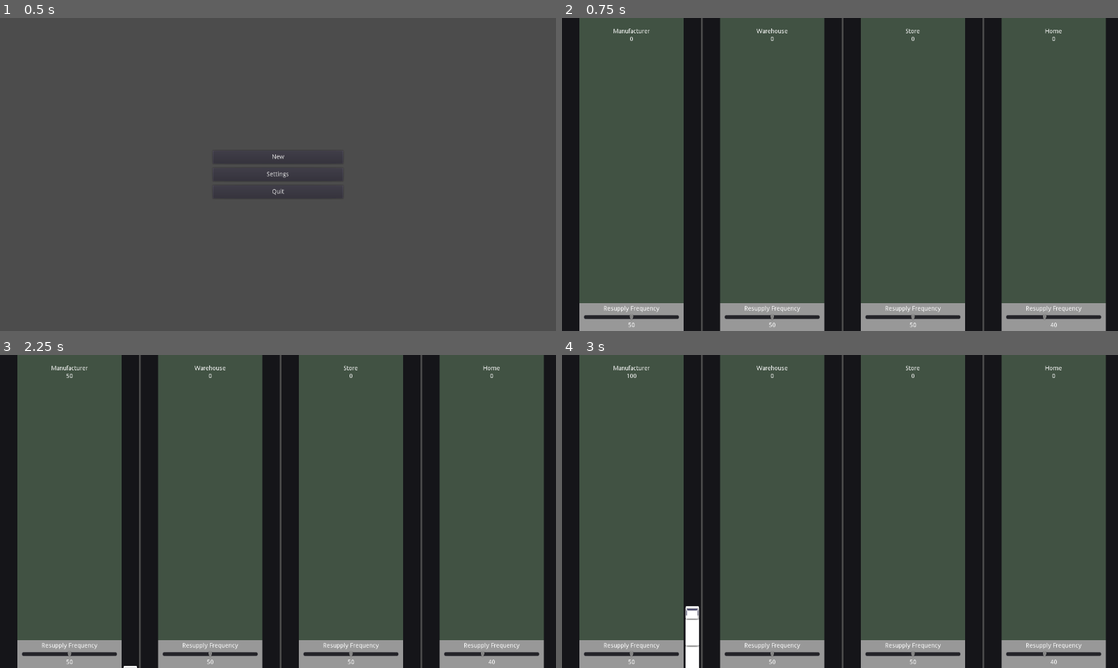
Above: before the commit, frames 1-4 (two rows, left to right).
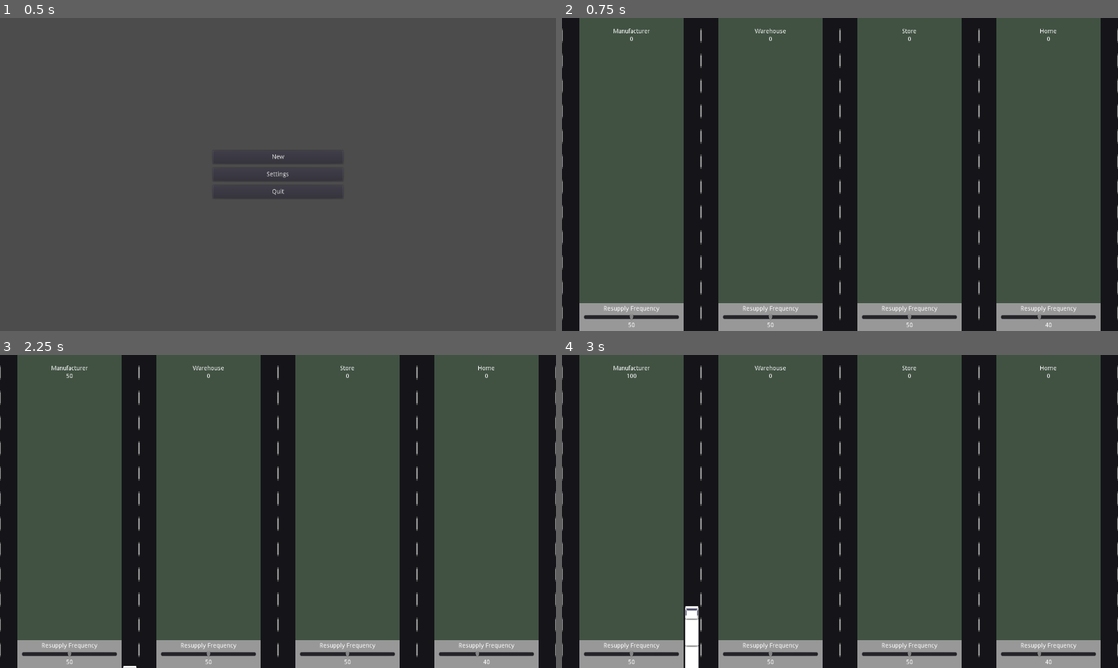
Above: after the commit, the same moments.

Repository: kevinlights/supply-chain
Game: Godot game, scene res://gui/menu.tscn
Two runs of this game, one before a commit and one after it. Both use one fixed random seed, a clock stepped at 60 frames per second and the inputs below.
Inputs:
- Up to frame 1 (0.5 s): no input
- Up to frame 2 (0.75 s): click "New" at 0.5 s
- Up to frame 3 (2.25 s): tap Enter at 1.25 s; tap Space at 2 s
- Up to frame 4 (3 s): no input

Frame 1 is identical in both runs. In frame 2, 6.1% of the frame differs, in the area x 0-100%, y 0-100%; in frame 3, 6.1%; in frame 4, 6.2%.

Commit message:
Added lane lines to street

Diff:
--- a/game_entities/supply_point/SupplyPoint.tscn
+++ b/game_entities/supply_point/SupplyPoint.tscn
@@ -18,21 +18,266 @@
 "_edit_use_anchors_": false
 }
 
+[node name="LeftLines" type="VBoxContainer" parent="."]
+margin_right = 3.0
+margin_bottom = 720.0
+rect_min_size = Vector2( 2, 0 )
+size_flags_horizontal = 3
+
+[node name="Dark" type="ColorRect" parent="LeftLines"]
+margin_right = 3.0
+margin_bottom = 24.0
+size_flags_horizontal = 3
+size_flags_vertical = 3
+color = Color( 0.0862745, 0.0862745, 0.101961, 1 )
+__meta__ = {
+"_edit_use_anchors_": false
+}
+
+[node name="Light" type="ColorRect" parent="LeftLines"]
+margin_top = 28.0
+margin_right = 3.0
+margin_bottom = 52.0
+size_flags_horizontal = 3
+size_flags_vertical = 3
+color = Color( 0.6, 0.6, 0.6, 1 )
+
+[node name="Dark2" type="ColorRect" parent="LeftLines"]
+margin_top = 56.0
+margin_right = 3.0
+margin_bottom = 80.0
+size_flags_horizontal = 3
+size_flags_vertical = 3
+color = Color( 0.0862745, 0.0862745, 0.101961, 1 )
+__meta__ = {
+"_edit_use_anchors_": false
+}
+
+[node name="Light2" type="ColorRect" parent="LeftLines"]
+margin_top = 84.0
+margin_right = 3.0
+margin_bottom = 108.0
+size_flags_horizontal = 3
+size_flags_vertical = 3
+color = Color( 0.6, 0.6, 0.6, 1 )
+
+[node name="Dark3" type="ColorRect" parent="LeftLines"]
+margin_top = 112.0
+margin_right = 3.0
+margin_bottom = 136.0
+size_flags_horizontal = 3
+size_flags_vertical = 3
+color = Color( 0.0862745, 0.0862745, 0.101961, 1 )
+__meta__ = {
+"_edit_use_anchors_": false
+}
+
+[node name="Light3" type="ColorRect" parent="LeftLines"]
+margin_top = 140.0
+margin_right = 3.0
+margin_bottom = 164.0
+size_flags_horizontal = 3
+size_flags_vertical = 3
+color = Color( 0.6, 0.6, 0.6, 1 )
+
+[node name="Dark4" type="ColorRect" parent="LeftLines"]
+margin_top = 168.0
+margin_right = 3.0
+margin_bottom = 192.0
+size_flags_horizontal = 3
+size_flags_vertical = 3
+color = Color( 0.0862745, 0.0862745, 0.101961, 1 )
+__meta__ = {
+"_edit_use_anchors_": false
+}
+
+[node name="Light4" type="ColorRect" parent="LeftLines"]
+margin_top = 196.0
+margin_right = 3.0
+margin_bottom = 220.0
+size_flags_horizontal = 3
+size_flags_vertical = 3
+color = Color( 0.6, 0.6, 0.6, 1 )
+
+[node name="Dark5" type="ColorRect" parent="LeftLines"]
+margin_top = 224.0
+margin_right = 3.0
+margin_bottom = 248.0
+size_flags_horizontal = 3
+size_flags_vertical = 3
+color = Color( 0.0862745, 0.0862745, 0.101961, 1 )
+__meta__ = {
+"_edit_use_anchors_": false
+}
+
+[node name="Light5" type="ColorRect" parent="LeftLines"]
+margin_top = 252.0
+margin_right = 3.0
+margin_bottom = 276.0
+size_flags_horizontal = 3
+size_flags_vertical = 3
+color = Color( 0.6, 0.6, 0.6, 1 )
+
+[node name="Dark6" type="ColorRect" parent="LeftLines"]
+margin_top = 280.0
+margin_right = 3.0
+margin_bottom = 304.0
+size_flags_horizontal = 3
+size_flags_vertical = 3
+color = Color( 0.0862745, 0.0862745, 0.101961, 1 )
+__meta__ = {
+"_edit_use_anchors_": false
+}
+
+[node name="Light6" type="ColorRect" parent="LeftLines"]
+margin_top = 308.0
+margin_right = 3.0
+margin_bottom = 332.0
+size_flags_horizontal = 3
+size_flags_vertical = 3
+color = Color( 0.6, 0.6, 0.6, 1 )
+
+[node name="Dark7" type="ColorRect" parent="LeftLines"]
+margin_top = 336.0
+margin_right = 3.0
+margin_bottom = 360.0
+size_flags_horizontal = 3
+size_flags_vertical = 3
+color = Color( 0.0862745, 0.0862745, 0.101961, 1 )
+__meta__ = {
+"_edit_use_anchors_": false
+}
+
+[node name="Light7" type="ColorRect" parent="LeftLines"]
+margin_top = 364.0
+margin_right = 3.0
+margin_bottom = 388.0
+size_flags_horizontal = 3
+size_flags_vertical = 3
+color = Color( 0.6, 0.6, 0.6, 1 )
+
+[node name="Dark8" type="ColorRect" parent="LeftLines"]
+margin_top = 392.0
+margin_right = 3.0
+margin_bottom = 416.0
+size_flags_horizontal = 3
+size_flags_vertical = 3
+color = Color( 0.0862745, 0.0862745, 0.101961, 1 )
+__meta__ = {
+"_edit_use_anchors_": false
+}
+
+[node name="Light8" type="ColorRect" parent="LeftLines"]
+margin_top = 420.0
+margin_right = 3.0
+margin_bottom = 444.0
+size_flags_horizontal = 3
+size_flags_vertical = 3
+color = Color( 0.6, 0.6, 0.6, 1 )
+
+[node name="Dark9" type="ColorRect" parent="LeftLines"]
+margin_top = 448.0
+margin_right = 3.0
+margin_bottom = 472.0
+size_flags_horizontal = 3
+size_flags_vertical = 3
+color = Color( 0.0862745, 0.0862745, 0.101961, 1 )
+__meta__ = {
+"_edit_use_anchors_": false
+}
+
+[node name="Light9" type="ColorRect" parent="LeftLines"]
+margin_top = 476.0
+margin_right = 3.0
+margin_bottom = 500.0
+size_flags_horizontal = 3
+size_flags_vertical = 3
+color = Color( 0.6, 0.6, 0.6, 1 )
+
+[node name="Dark10" type="ColorRect" parent="LeftLines"]
+margin_top = 504.0
+margin_right = 3.0
+margin_bottom = 528.0
+size_flags_horizontal = 3
+size_flags_vertical = 3
+color = Color( 0.0862745, 0.0862745, 0.101961, 1 )
+__meta__ = {
+"_edit_use_anchors_": false
+}
+
+[node name="Light10" type="ColorRect" parent="LeftLines"]
+margin_top = 532.0
+margin_right = 3.0
+margin_bottom = 556.0
+size_flags_horizontal = 3
+size_flags_vertical = 3
+color = Color( 0.6, 0.6, 0.6, 1 )
+
+[node name="Dark11" type="ColorRect" parent="LeftLines"]
+margin_top = 560.0
+margin_right = 3.0
+margin_bottom = 584.0
+size_flags_horizontal = 3
+size_flags_vertical = 3
+color = Color( 0.0862745, 0.0862745, 0.101961, 1 )
+__meta__ = {
+"_edit_use_anchors_": false
+}
+
+[node name="Light11" type="ColorRect" parent="LeftLines"]
+margin_top = 588.0
+margin_right = 3.0
+margin_bottom = 612.0
+size_flags_horizontal = 3
+size_flags_vertical = 3
+color = Color( 0.6, 0.6, 0.6, 1 )
+
+[node name="Dark12" type="ColorRect" parent="LeftLines"]
+margin_top = 616.0
+margin_right = 3.0
+margin_bottom = 640.0
+size_flags_horizontal = 3
+size_flags_vertical = 3
+color = Color( 0.0862745, 0.0862745, 0.101961, 1 )
+__meta__ = {
+"_edit_use_anchors_": false
+}
+
+[node name="Light12" type="ColorRect" parent="LeftLines"]
+margin_top = 644.0
+margin_right = 3.0
+margin_bottom = 668.0
+size_flags_horizontal = 3
+size_flags_vertical = 3
+color = Color( 0.6, 0.6, 0.6, 1 )
+
+[node name="Dark13" type="ColorRect" parent="LeftLines"]
+margin_top = 672.0
+margin_right = 3.0
+margin_bottom = 720.0
+size_flags_horizontal = 3
+size_flags_vertical = 3
+color = Color( 0.0862745, 0.0862745, 0.101961, 1 )
+__meta__ = {
+"_edit_use_anchors_": false
+}
+
 [node name="RightLane" type="ColorRect" parent="."]
-margin_right = 40.0
-margin_bottom = 720.0
-rect_min_size = Vector2( 40, 0 )
+margin_left = 3.0
+margin_right = 41.0
+margin_bottom = 720.0
+rect_min_size = Vector2( 38, 720 )
 color = Color( 0.0862745, 0.0862745, 0.101961, 1 )
 
 [node name="Origin" type="Node2D" parent="RightLane"]
-position = Vector2( 20, 0 )
+position = Vector2( 19, 0 )
 
 [node name="Destination" type="Node2D" parent="RightLane"]
-position = Vector2( 20, 720 )
+position = Vector2( 19, 720 )
 
 [node name="SupplyPointVisual" type="ColorRect" parent="."]
-margin_left = 40.0
-margin_right = 280.0
+margin_left = 41.0
+margin_right = 281.0
 margin_bottom = 720.0
 rect_min_size = Vector2( 240, 0 )
 color = Color( 0.258824, 0.32549, 0.266667, 1 )
@@ -112,14 +357,259 @@
 align = 1
 
 [node name="LeftLane" type="ColorRect" parent="."]
-margin_left = 280.0
-margin_right = 320.0
-margin_bottom = 720.0
-rect_min_size = Vector2( 40, 0 )
+margin_left = 281.0
+margin_right = 319.0
+margin_bottom = 720.0
+rect_min_size = Vector2( 38, 720 )
 color = Color( 0.0862745, 0.0862745, 0.101961, 1 )
 
 [node name="Destination" type="Node2D" parent="LeftLane"]
-position = Vector2( 20, 0 )
+position = Vector2( 19, 0 )
 
 [node name="Origin" type="Node2D" parent="LeftLane"]
-position = Vector2( 20, 720 )
+position = Vector2( 19, 720 )
+
+[node name="RightLines" type="VBoxContainer" parent="."]
+margin_left = 319.0
+margin_right = 322.0
+margin_bottom = 720.0
+rect_min_size = Vector2( 2, 0 )
+size_flags_horizontal = 3
+
+[node name="Dark" type="ColorRect" parent="RightLines"]
+margin_right = 3.0
+margin_bottom = 24.0
+size_flags_horizontal = 3
+size_flags_vertical = 3
+color = Color( 0.0862745, 0.0862745, 0.101961, 1 )
+__meta__ = {
+"_edit_use_anchors_": false
+}
+
+[node name="Light" type="ColorRect" parent="RightLines"]
+margin_top = 28.0
+margin_right = 3.0
+margin_bottom = 52.0
+size_flags_horizontal = 3
+size_flags_vertical = 3
+color = Color( 0.6, 0.6, 0.6, 1 )
+
+[node name="Dark2" type="ColorRect" parent="RightLines"]
+margin_top = 56.0
+margin_right = 3.0
+margin_bottom = 80.0
+size_flags_horizontal = 3
+size_flags_vertical = 3
+color = Color( 0.0862745, 0.0862745, 0.101961, 1 )
+__meta__ = {
+"_edit_use_anchors_": false
+}
+
+[node name="Light2" type="ColorRect" parent="RightLines"]
+margin_top = 84.0
+margin_right = 3.0
+margin_bottom = 108.0
+size_flags_horizontal = 3
+size_flags_vertical = 3
+color = Color( 0.6, 0.6, 0.6, 1 )
+
+[node name="Dark3" type="ColorRect" parent="RightLines"]
+margin_top = 112.0
+margin_right = 3.0
+margin_bottom = 136.0
+size_flags_horizontal = 3
+size_flags_vertical = 3
+color = Color( 0.0862745, 0.0862745, 0.101961, 1 )
+__meta__ = {
+"_edit_use_anchors_": false
+}
+
+[node name="Light3" type="ColorRect" parent="RightLines"]
+margin_top = 140.0
+margin_right = 3.0
+margin_bottom = 164.0
+size_flags_horizontal = 3
+size_flags_vertical = 3
+color = Color( 0.6, 0.6, 0.6, 1 )
+
+[node name="Dark4" type="ColorRect" parent="RightLines"]
+margin_top = 168.0
+margin_right = 3.0
+margin_bottom = 192.0
+size_flags_horizontal = 3
+size_flags_vertical = 3
+color = Color( 0.0862745, 0.0862745, 0.101961, 1 )
+__meta__ = {
+"_edit_use_anchors_": false
+}
+
+[node name="Light4" type="ColorRect" parent="RightLines"]
+margin_top = 196.0
+margin_right = 3.0
+margin_bottom = 220.0
+size_flags_horizontal = 3
+size_flags_vertical = 3
+color = Color( 0.6, 0.6, 0.6, 1 )
+
+[node name="Dark5" type="ColorRect" parent="RightLines"]
+margin_top = 224.0
+margin_right = 3.0
+margin_bottom = 248.0
+size_flags_horizontal = 3
+size_flags_vertical = 3
+color = Color( 0.0862745, 0.0862745, 0.101961, 1 )
+__meta__ = {
+"_edit_use_anchors_": false
+}
+
+[node name="Light5" type="ColorRect" parent="RightLines"]
+margin_top = 252.0
+margin_right = 3.0
+margin_bottom = 276.0
+size_flags_horizontal = 3
+size_flags_vertical = 3
+color = Color( 0.6, 0.6, 0.6, 1 )
+
+[node name="Dark6" type="ColorRect" parent="RightLines"]
+margin_top = 280.0
+margin_right = 3.0
+margin_bottom = 304.0
+size_flags_horizontal = 3
+size_flags_vertical = 3
+color = Color( 0.0862745, 0.0862745, 0.101961, 1 )
+__meta__ = {
+"_edit_use_anchors_": false
+}
+
+[node name="Light6" type="ColorRect" parent="RightLines"]
+margin_top = 308.0
+margin_right = 3.0
+margin_bottom = 332.0
+size_flags_horizontal = 3
+size_flags_vertical = 3
+color = Color( 0.6, 0.6, 0.6, 1 )
+
+[node name="Dark7" type="ColorRect" parent="RightLines"]
+margin_top = 336.0
+margin_right = 3.0
+margin_bottom = 360.0
+size_flags_horizontal = 3
+size_flags_vertical = 3
+color = Color( 0.0862745, 0.0862745, 0.101961, 1 )
+__meta__ = {
+"_edit_use_anchors_": false
+}
+
+[node name="Light7" type="ColorRect" parent="RightLines"]
+margin_top = 364.0
+margin_right = 3.0
+margin_bottom = 388.0
+size_flags_horizontal = 3
+size_flags_vertical = 3
+color = Color( 0.6, 0.6, 0.6, 1 )
+
+[node name="Dark8" type="ColorRect" parent="RightLines"]
+margin_top = 392.0
+margin_right = 3.0
+margin_bottom = 416.0
+size_flags_horizontal = 3
+size_flags_vertical = 3
+color = Color( 0.0862745, 0.0862745, 0.101961, 1 )
+__meta__ = {
+"_edit_use_anchors_": false
+}
+
+[node name="Light8" type="ColorRect" parent="RightLines"]
+margin_top = 420.0
+margin_right = 3.0
+margin_bottom = 444.0
+size_flags_horizontal = 3
+size_flags_vertical = 3
+color = Color( 0.6, 0.6, 0.6, 1 )
+
+[node name="Dark9" type="ColorRect" parent="RightLines"]
+margin_top = 448.0
+margin_right = 3.0
+margin_bottom = 472.0
+size_flags_horizontal = 3
+size_flags_vertical = 3
+color = Color( 0.0862745, 0.0862745, 0.101961, 1 )
+__meta__ = {
+"_edit_use_anchors_": false
+}
+
+[node name="Light9" type="ColorRect" parent="RightLines"]
+margin_top = 476.0
+margin_right = 3.0
+margin_bottom = 500.0
+size_flags_horizontal = 3
+size_flags_vertical = 3
+color = Color( 0.6, 0.6, 0.6, 1 )
+
+[node name="Dark10" type="ColorRect" parent="RightLines"]
+margin_top = 504.0
+margin_right = 3.0
+margin_bottom = 528.0
+size_flags_horizontal = 3
+size_flags_vertical = 3
+color = Color( 0.0862745, 0.0862745, 0.101961, 1 )
+__meta__ = {
+"_edit_use_anchors_": false
+}
+
+[node name="Light10" type="ColorRect" parent="RightLines"]
+margin_top = 532.0
+margin_right = 3.0
+margin_bottom = 556.0
+size_flags_horizontal = 3
+size_flags_vertical = 3
+color = Color( 0.6, 0.6, 0.6, 1 )
+
+[node name="Dark11" type="ColorRect" parent="RightLines"]
+margin_top = 560.0
+margin_right = 3.0
+margin_bottom = 584.0
+size_flags_horizontal = 3
+size_flags_vertical = 3
+color = Color( 0.0862745, 0.0862745, 0.101961, 1 )
+__meta__ = {
+"_edit_use_anchors_": false
+}
+
+[node name="Light11" type="ColorRect" parent="RightLines"]
+margin_top = 588.0
+margin_right = 3.0
+margin_bottom = 612.0
+size_flags_horizontal = 3
+size_flags_vertical = 3
+color = Color( 0.6, 0.6, 0.6, 1 )
+
+[node name="Dark12" type="ColorRect" parent="RightLines"]
+margin_top = 616.0
+margin_right = 3.0
+margin_bottom = 640.0
+size_flags_horizontal = 3
+size_flags_vertical = 3
+color = Color( 0.0862745, 0.0862745, 0.101961, 1 )
+__meta__ = {
+"_edit_use_anchors_": false
+}
+
+[node name="Light12" type="ColorRect" parent="RightLines"]
+margin_top = 644.0
+margin_right = 3.0
+margin_bottom = 668.0
+size_flags_horizontal = 3
+size_flags_vertical = 3
+color = Color( 0.6, 0.6, 0.6, 1 )
+
+[node name="Dark13" type="ColorRect" parent="RightLines"]
+margin_top = 672.0
+margin_right = 3.0
+margin_bottom = 720.0
+size_flags_horizontal = 3
+size_flags_vertical = 3
+color = Color( 0.0862745, 0.0862745, 0.101961, 1 )
+__meta__ = {
+"_edit_use_anchors_": false
+}
--- a/gui/Game.tscn
+++ b/gui/Game.tscn
@@ -5,6 +5,7 @@
 [node name="Game" type="HBoxContainer"]
 anchor_right = 1.0
 anchor_bottom = 1.0
+custom_constants/separation = 0
 script = ExtResource( 1 )
 __meta__ = {
 "_edit_use_anchors_": false
